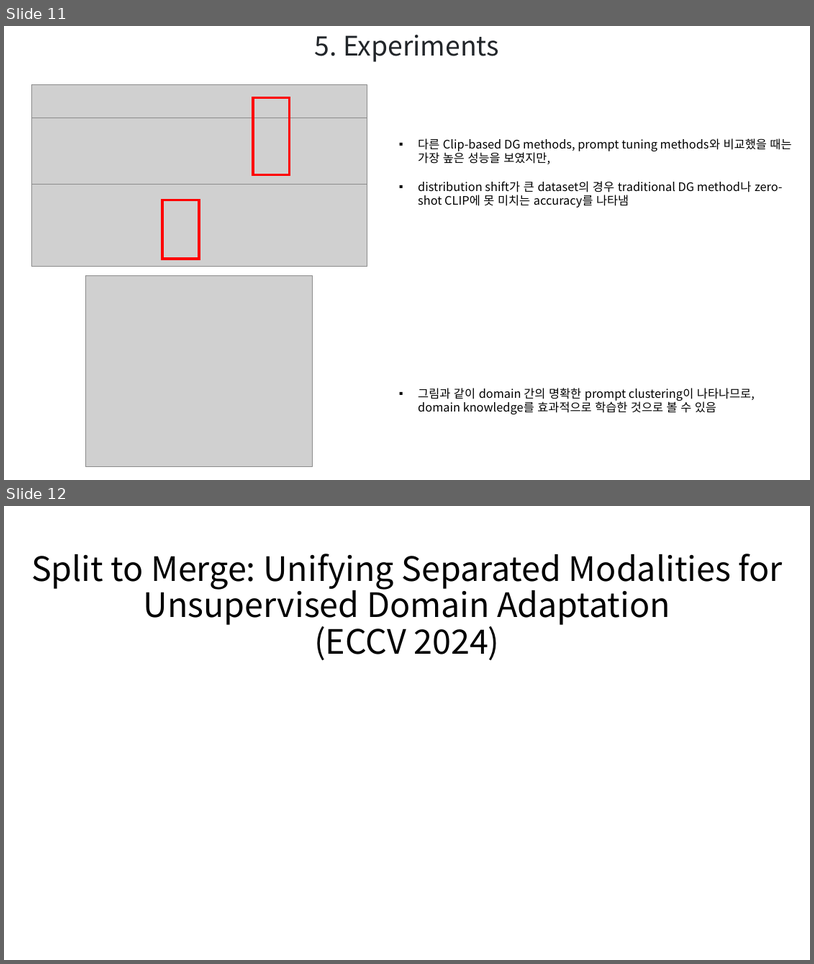
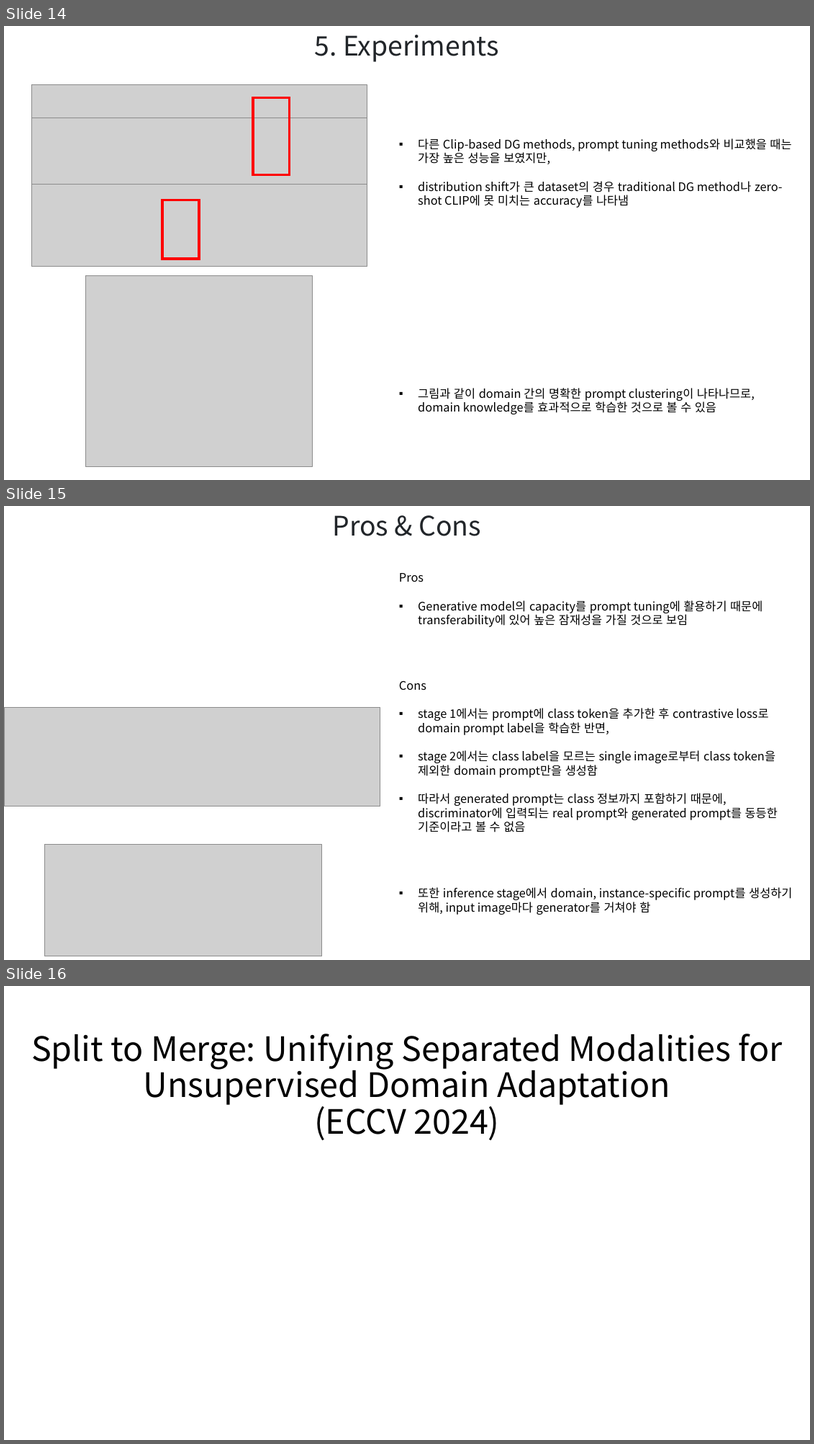
Before and after one commit to hbcho03/cvpr, a slide deck: CVPR/논문/DA(ECCV) PPT.pptx. Shown one above the other, each under a label of ours: slides 11 and 12 before the commit, slides 14, 15 and 16 after it. The pictures are 814x964 and 814x1444 pixels, drawn with LibreOffice and Linux fonts; fonts in the diff are those of the drawing; grey boxes stand for pictures. Boxes give left, top, right and bottom in pixels: in the first picture for what was removed or moved away, otherwise in the second. Text is boxed around its words. In the diff, an @@ line names an element or a change of style, - is before the commit and + after.

```diff
--- a/CVPR/논문/DA(ECCV) PPT.pptx
+++ b/CVPR/논문/DA(ECCV) PPT.pptx
@@ slide 15 added at [4, 506, 810, 960], background #FFFFFF @@
@@ text added at [333, 515, 481, 536], 32 pt, text #212529 @@
+Pros & Cons
@@ text added at [399, 573, 763, 627], 14 pt, text #000000 @@
+Pros
+▪ Generative model의 capacity를 prompt tuning에 활용하기 때문에 transferability에 있어 높은 잠재성을 가질 것으로 보임
@@ text added at [399, 681, 778, 832], 14 pt, text #000000 @@
+Cons
+▪ stage 1에서는 prompt에 class token을 추가한 후 contrastive loss로 domain prompt label을 학습한 반면,
+▪ stage 2에서는 class label을 모르는 single image로부터 class token을 제외한 domain prompt만을 생성함
+▪ 따라서 generated prompt는 class 정보까지 포함하기 때문에, discriminator에 입력되는 real prompt와 generated prompt를 동등한 기준이라고 볼 수 없음
@@ picture added at [4, 708, 381, 806] @@
@@ picture added at [45, 844, 322, 955] @@
@@ text added at [418, 887, 792, 914], 14 pt, text #000000 @@
+▪ 또한 inference stage에서 domain, instance-specific prompt를 생성하기 위해, input image마다 generator를 거쳐야 함
@@ what was slide 11 is now slide 14 @@
@@ what was slide 12 is now slide 16 @@
```
Also in this commit, not shown: 4 slides changed, 4 other slides added, 2 other files.
